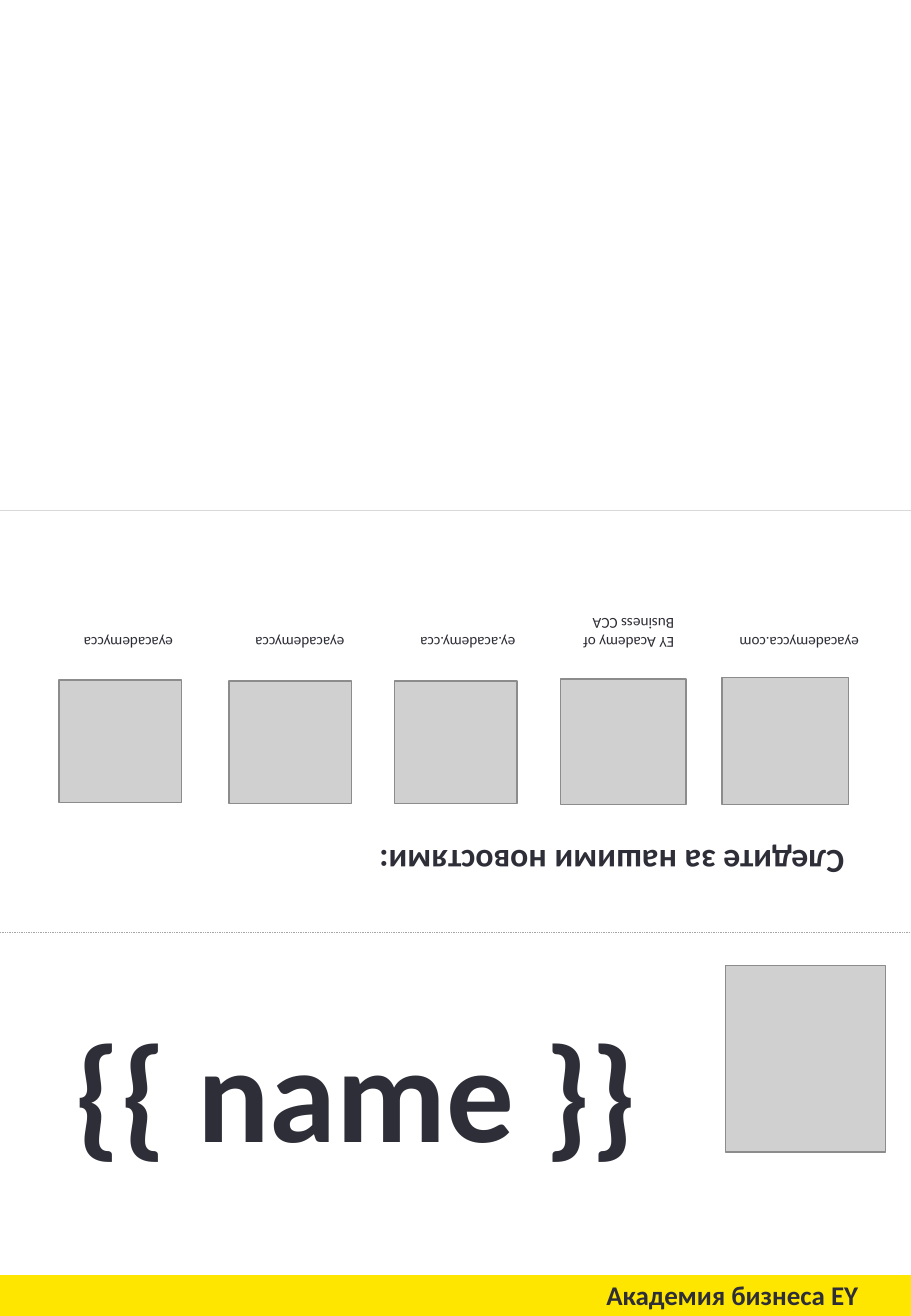
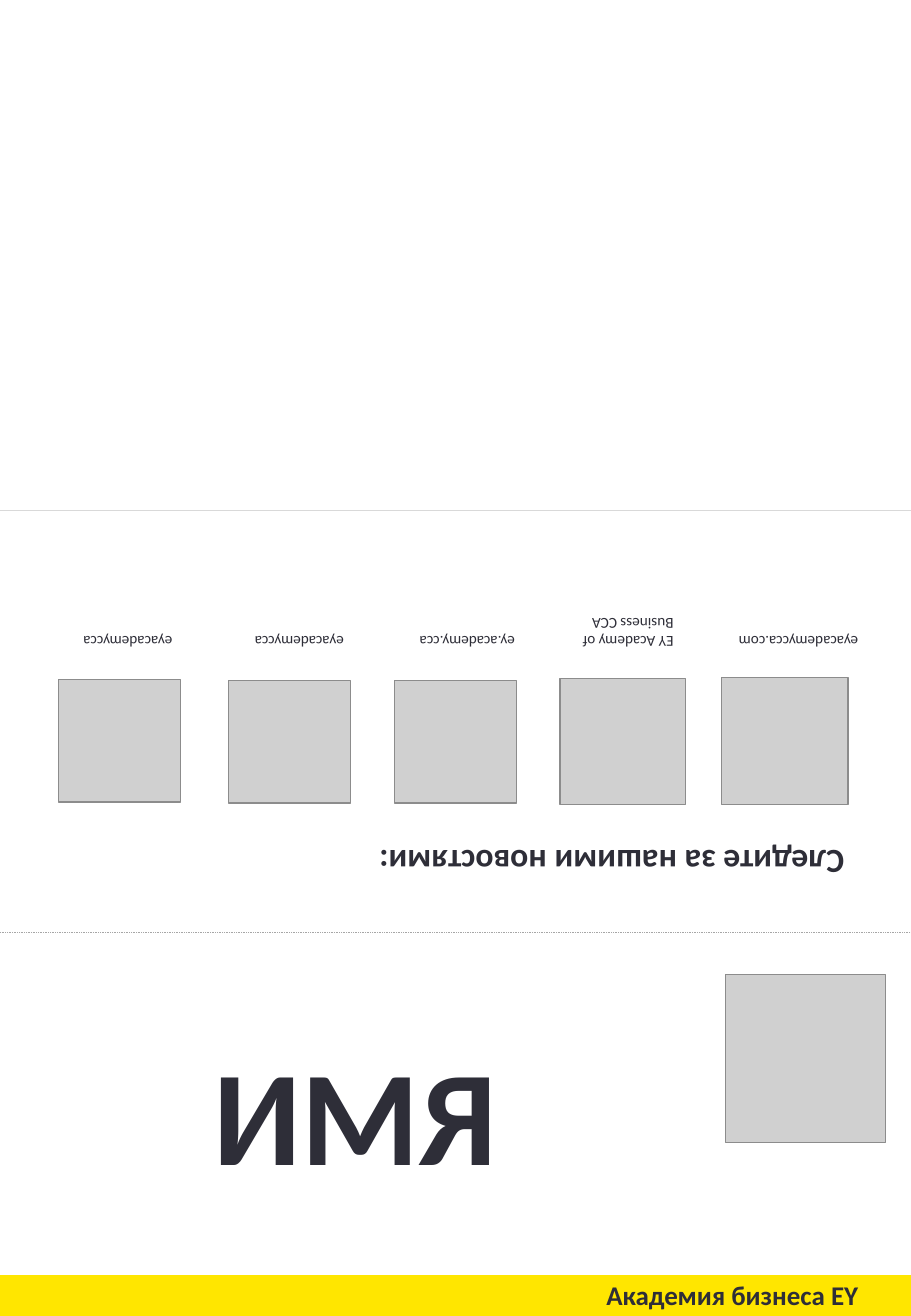
Before and after one commit to Nerdlin/kuvertka-generator, a slide deck: slide 1 of template.pptx. Drawn at 911x1316 pixels with LibreOffice and Linux fonts; fonts in the diff are those of the drawing; grey boxes stand for pictures. Boxes give left, top, right and bottom in pixels: in the first picture for what was removed or moved away, otherwise in the second. Text is boxed around its words. In the diff, an @@ line names an element or a change of style, - is before the commit and + after.

Commit message:
Fix placeholder for PPTX

```diff
--- a/template.pptx
+++ b/template.pptx
@@ picture resized from (x1=726, y1=966, x2=885, y2=1153) to (x1=726, y1=974, x2=885, y2=1142) @@
@@ text at (x1=214, y1=1077, x2=497, y2=1165): text changed @@
-{{ name }}
+ИМЯ
```
